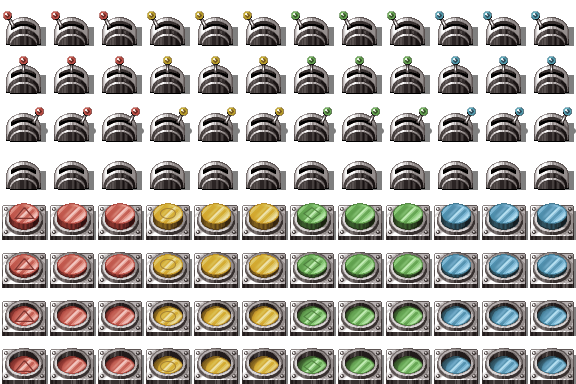
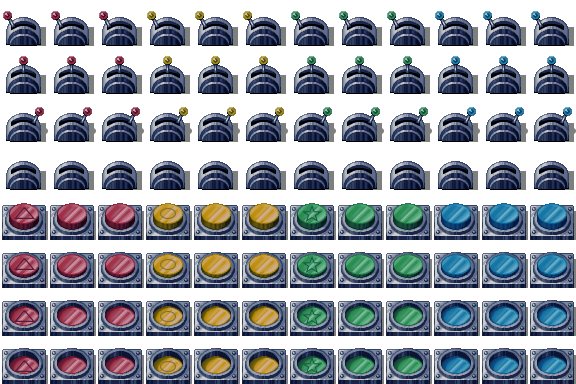
Layered file, before and after one edit (576x384). Changes by layer:
added group "Star Button" with 4 layers above "Diamond Button" over [302,205,322,374]
added layer "Polygon 1 copy 3" in group "Star Button" over [302,357,322,374]
added layer "Polygon 1 copy 2" in group "Star Button" over [302,308,322,325]
added layer "Polygon 1 copy" in group "Star Button" over [302,256,322,273]
added layer "Polygon 1" in group "Star Button" over [302,205,322,222]
hid group "Diamond Button" (4 layers) over [303,207,321,373]
